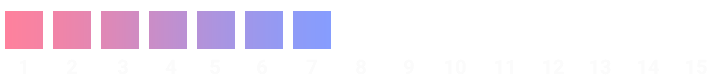
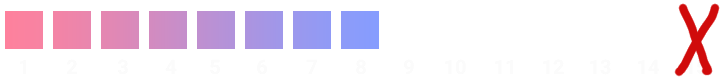
Revision of a layered 720×80 image; what changed, layer by layer:
added layer "Layer 1" above "15" over [674, 3, 720, 77]
